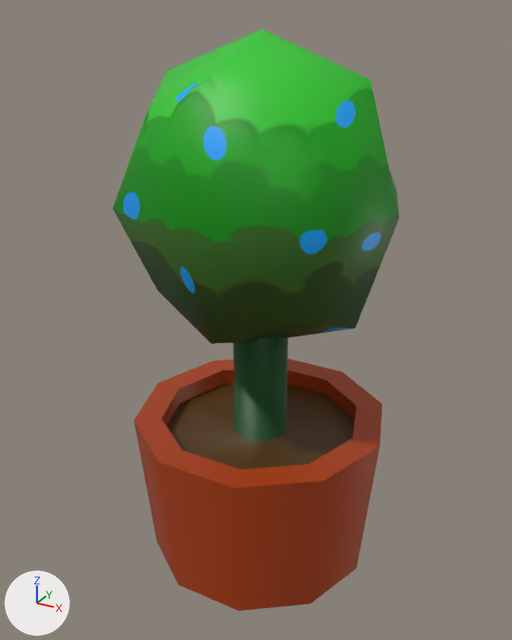
Two versions of the FBX model project/Assets/Prefabs/Env_PotPlant_Style1.fbx, one commit apart.
One viewpoint serves both versions: a camera (50 mm lens) standing at (0.701, -1.297, 1.251) and looking at (-0.009, -0.006, 0.605). Lighting does not change. The marker at lower left points along +X, +Y and +Z. Where no turn or scale is listed for an object, it has been applied to the vertices.

Names of what the first picture shows: 'Env_PotPlant_Style1'.
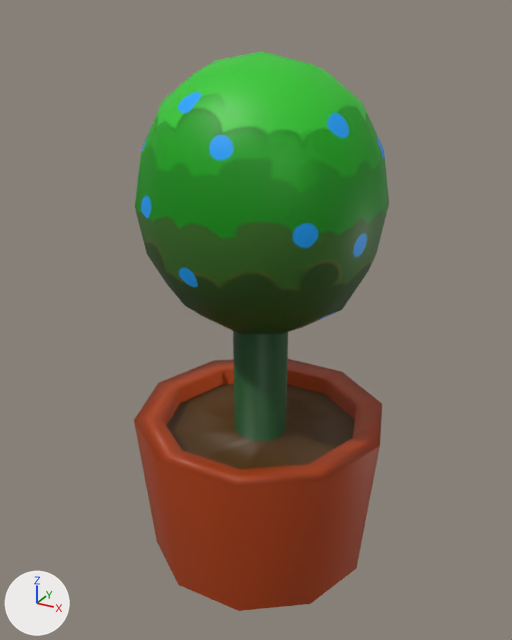
Where the change shows, as pixel boxes [x1, y1, x2, y2] in the pictures (512 x 640 px):
'Env_PotPlant_Style1', reshaped (11% narrower): before [113, 29, 399, 611]; after [134, 52, 389, 611]
part 1 of me_mesh, rebuilt (11% narrower, 10% shorter): before [113, 29, 399, 344]; after [135, 52, 389, 334]

The change, as a diff of the scene's bpy script:
```diff
--- a/project/Assets/Prefabs/Env_PotPlant_Style1.fbx.py
+++ b/project/Assets/Prefabs/Env_PotPlant_Style1.fbx.py
@@ me_mesh @@
 # used by ob_env_potplant_style1; location = (0.0, 0.0, 0.0)
-me_mesh.from_pydata(...)  # 86 vertices, 74 faces; spans x -0.302..0.302, y -0.286..0.286, z 0.0..1.215
+me_mesh.from_pydata(...)  # 158 vertices, 146 faces; spans x -0.301..0.301, y -0.286..0.286, z 0.0..1.174
+# me_mesh part 1: the loose piece of 26 vertices spanning x -0.302..0.302, y -0.28..0.28, z 0.551..1.215 is rebuilt with 98 vertices and now spans x -0.265..0.265, y -0.246..0.246, z 0.591..1.174
 me_mesh.materials.append(mat_mat_potplant_style1)
```
